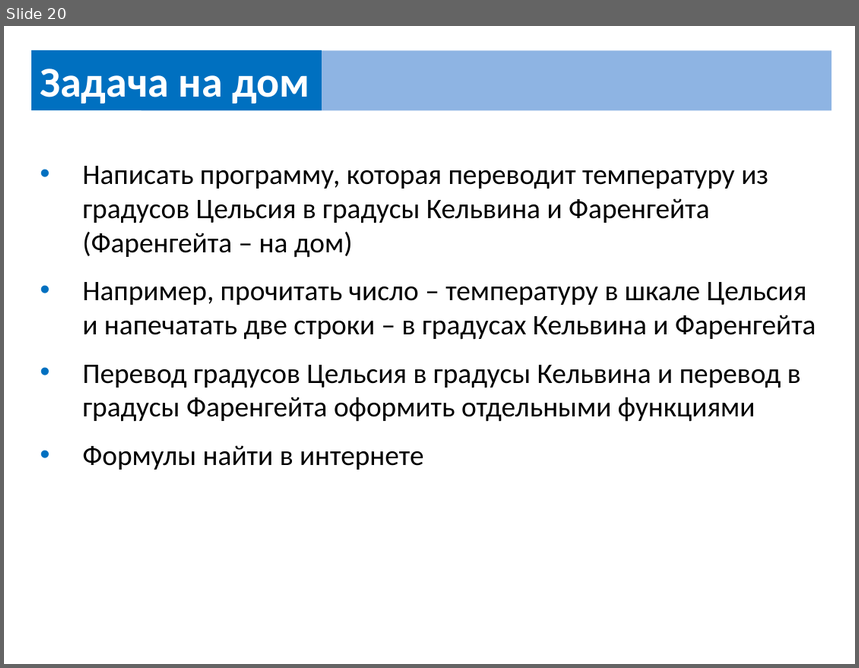
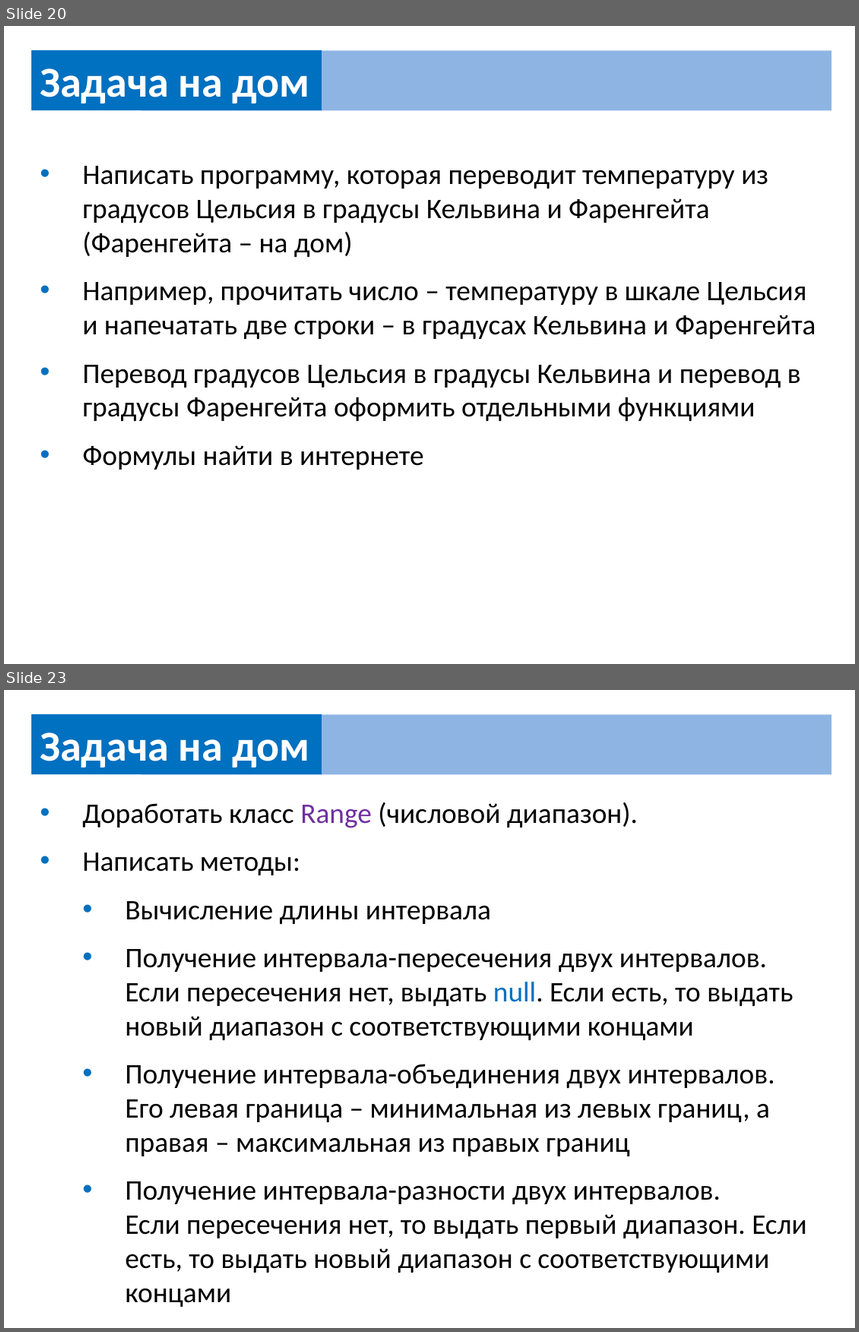
Before and after one commit to UsovaAnna/lesson, a slide deck: src/home/home_work.pptx. Shown one above the other, each under a label of ours: slide 20 before the commit, slides 20 and 23 after it; the slides between them are not shown. The pictures are 859x668 and 859x1332 pixels, drawn with LibreOffice and Linux fonts; fonts in the diff are those of the drawing. Boxes give left, top, right and bottom in pixels: in the first picture for what was removed or moved away, otherwise in the second. Text is boxed around its words. In the diff, an @@ line names an element or a change of style, - is before the commit and + after.

```diff
--- a/src/home/home_work.pptx
+++ b/src/home/home_work.pptx
@@ slide 23 added at [4, 690, 855, 1328], background #FFFFFF @@
@@ rectangle added at [31, 714, 322, 775], fill #0070C0, 36 pt, text #FFFFFF, bold @@
+Задача на дом
@@ rectangle added at [141, 714, 832, 775], fill #8EB4E3 @@
@@ text added at [82, 802, 807, 1307], 24 pt, text #000000 @@
+• Доработать класс Range (числовой диапазон).
+• Написать методы:
+  • Вычисление длины интервала
+  • Получение интервала-пересечения двух интервалов. Если пересечения нет, выдать null. Если есть, то выдать новый диапазон с соответствующими концами
+  • Получение интервала-объединения двух интервалов. Его левая граница – минимальная из левых границ, а правая – максимальная из правых границ
+  • Получение интервала-разности двух интервалов.
+    Если пересечения нет, то выдать первый диапазон. Если есть, то выдать новый диапазон с соответствующими концами
```
Also in this commit, not shown: 3 other slides added, 1 other file.
